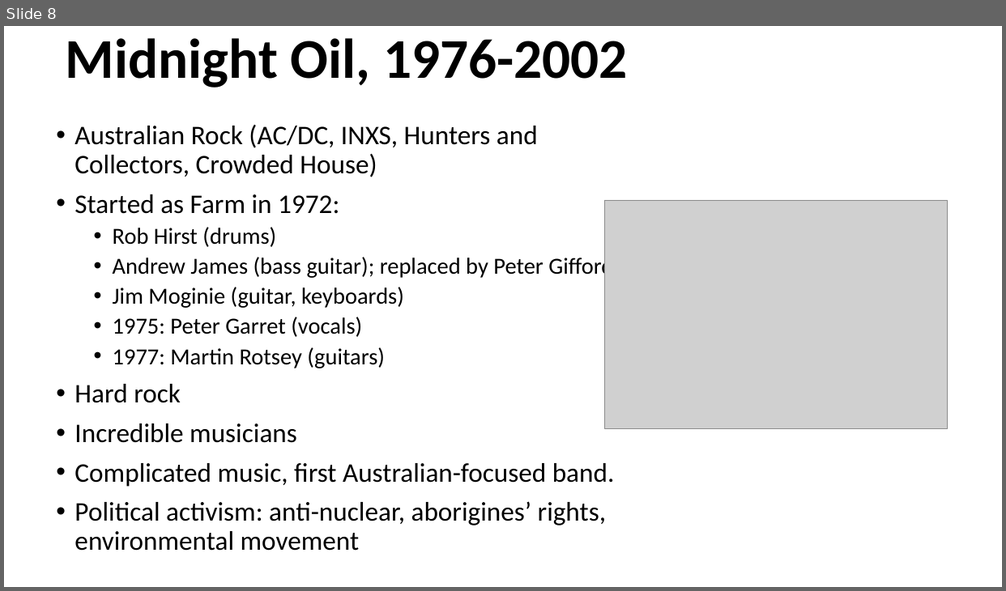
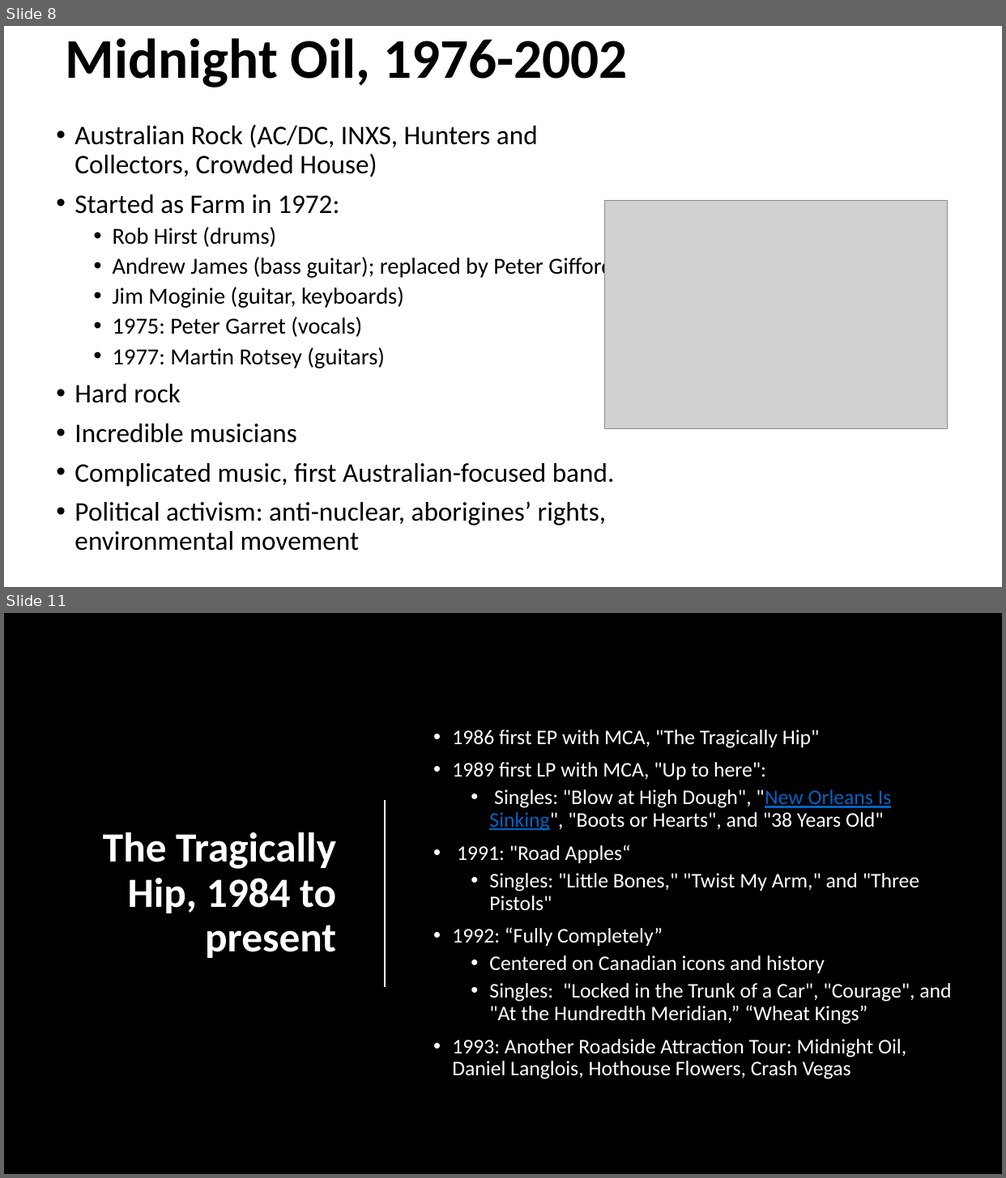
Before and after one commit to mrbaker1917/website, a slide deck: HSTR121/ppts/Rock and Roll outside the West.pptx. Shown one above the other, each under a label of ours: slide 8 before the commit, slides 8 and 11 after it; the slides between them are not shown. The pictures are 1006x591 and 1006x1178 pixels, drawn with LibreOffice and Linux fonts; fonts in the diff are those of the drawing; grey boxes stand for pictures; background and template pictures are left out. Boxes give left, top, right and bottom in pixels: in the first picture for what was removed or moved away, otherwise in the second. Text is boxed around its words. In the diff, an @@ line names an element or a change of style, - is before the commit and + after.

```diff
--- a/HSTR121/ppts/Rock and Roll outside the West.pptx
+++ b/HSTR121/ppts/Rock and Roll outside the West.pptx
@@ slide 11 added at [4,613,1002,1174], background picture (left out) @@
@@ text added at [452,730,951,1080], 20 pt, text #FFFFFF @@
+• 1986 first EP with MCA, "The Tragically Hip"
+• 1989 first LP with MCA, "Up to here":
+  • Singles: "Blow at High Dough", "New Orleans Is Sinking", "Boots or Hearts", and "38 Years Old"
+• 1991: "Road Apples“
+  • Singles: "Little Bones," "Twist My Arm," and "Three Pistols"
+• 1992: “Fully Completely”
+  • Centered on Canadian icons and history
+  • Singles: "Locked in the Trunk of a Car", "Courage", and "At the Hundredth Meridian,” “Wheat Kings”
+• 1993: Another Roadside Attraction Tour: Midnight Oil, Daniel Langlois, Hothouse Flowers, Crash Vegas
@@ line added from (385, 800) to (385, 987), #FFFFFF 1.25 pt @@
@@ title added at [103,833,336,958], 40 pt, text #FFFFFF, bold @@
+The Tragically Hip, 1984 to present
```
Also in this commit, not shown: 7 slides changed, 2 other slides added.
